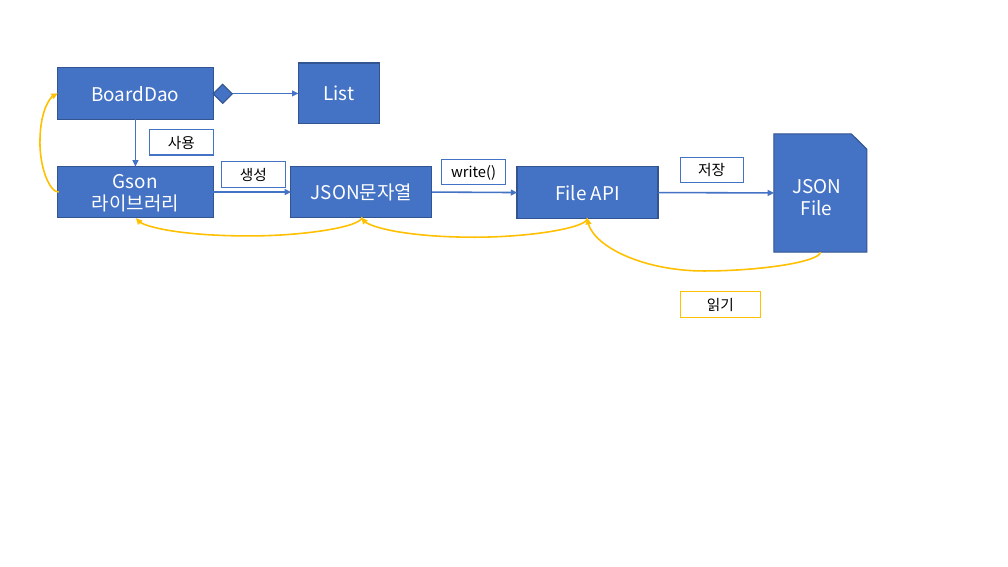
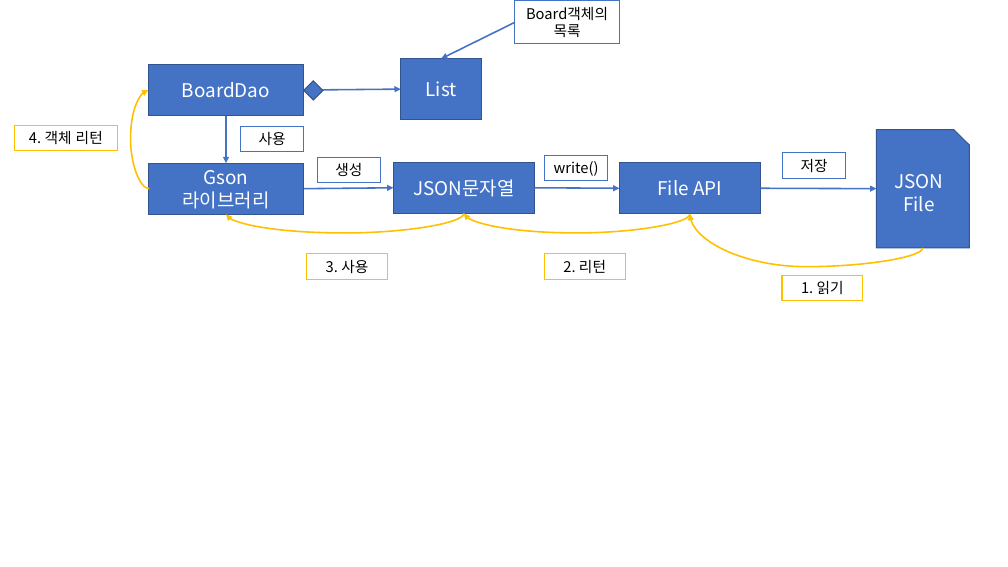
Before and after one commit to Dingadung/2022-study-workspace, a slide deck: slide 2 of study-note/자바/2022-08-11 내용정리.pptx (slide 8 before the commit). Drawn at 1008x567 pixels with LibreOffice and Linux fonts; fonts in the diff are those of the drawing. Boxes give left, top, right and bottom in pixels: in the first picture for what was removed or moved away, otherwise in the second. Text is boxed around its words. In the diff, an @@ line names an element or a change of style, - is before the commit and + after.

```diff
--- a/study-note/자바/2022-08-11 내용정리.pptx
+++ b/study-note/자바/2022-08-11 내용정리.pptx
@@ arrow added from (515, 23) to (442, 59), #4472C4 1.5 pt @@
@@ rectangle added at (515,1,619,44), fill #FFFFFF, outline #4472C4 1 pt, 14 pt, text #000000 @@
+Board객체의 목록
@@ arrow moved from (213, 94) - (299, 94) to (304, 90) - (401, 89) @@
@@ 3 rectangles, 1 diamond, 1 arrow, 1 curved arrow: place and size @@
-3 rectangles, 1 diamond, 1 arrow, 1 curved arrow at (40,68,232,218)
+3 rectangles, 1 diamond, 1 arrow, 1 curved arrow at (130,64,323,215)
@@ rectangle added at (14,126,116,151), fill #FFFFFF, outline #FFC000 1 pt, 14 pt, text #000000 @@
+4. 객체 리턴
@@ rectangle "생성": place and size @@
-rectangle "생성" at (222,162,285,188)
+rectangle "생성" at (317,157,380,183)
@@ arrow moved from (213, 192) - (291, 192) to (304, 189) - (393, 188) @@
@@ 2 arrows, 1 curved arrow: place and size @@
-2 arrows, 1 curved arrow at (361,192,774,237)
+2 arrows, 1 curved arrow at (464,188,876,233)
@@ curved arrow moved from (362, 217) - (136, 219) to (464, 213) - (226, 215) @@
@@ 5 rectangles, 1 snip rect, 1 curved arrow: place and size @@
-5 rectangles, 1 snip rect, 1 curved arrow at (291,63,867,271)
+5 rectangles, 1 snip rect, 1 curved arrow at (393,59,969,267)
@@ rectangle added at (307,254,388,280), fill #FFFFFF, outline #FFC000 1 pt, 14 pt, text #000000 @@
+3. 사용
@@ rectangle added at (544,254,625,280), fill #FFFFFF, outline #FFC000 1 pt, 14 pt, text #000000 @@
+2. 리턴
@@ rectangle "1. 읽기": place and size @@
-rectangle "1. 읽기" at (681,292,761,318)
+rectangle "1. 읽기" at (782,275,863,301)
@@ text in rectangle at (801,281,844,294): text changed @@
-읽기
+1. 읽기
```
Also in this commit, not shown: 1 other slide changed, 7 slides added, 6 slides removed, 3 other files.
